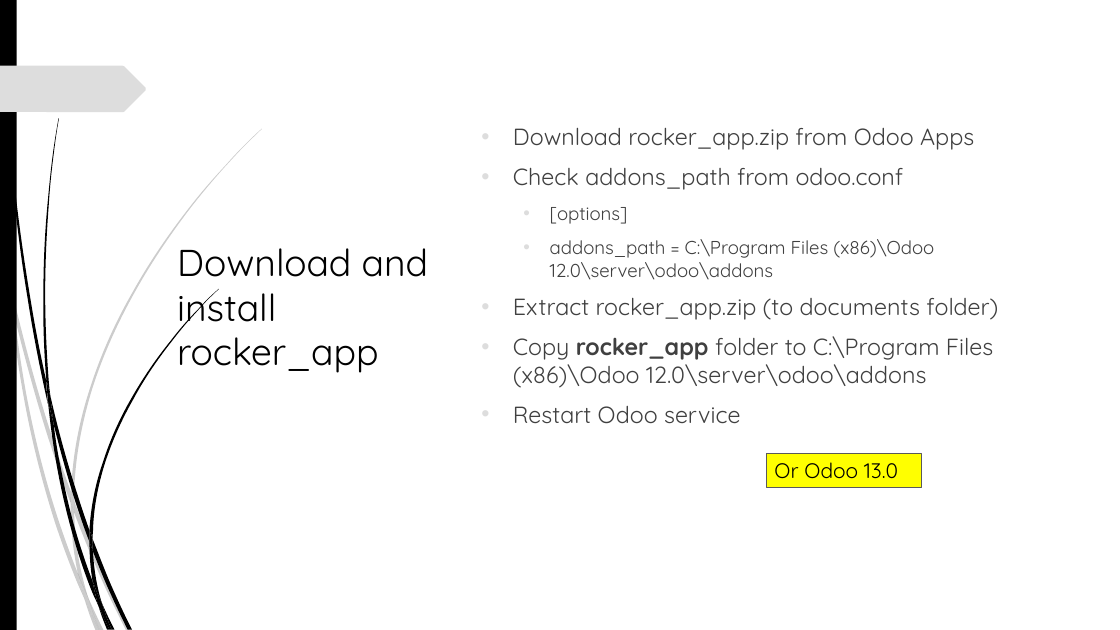
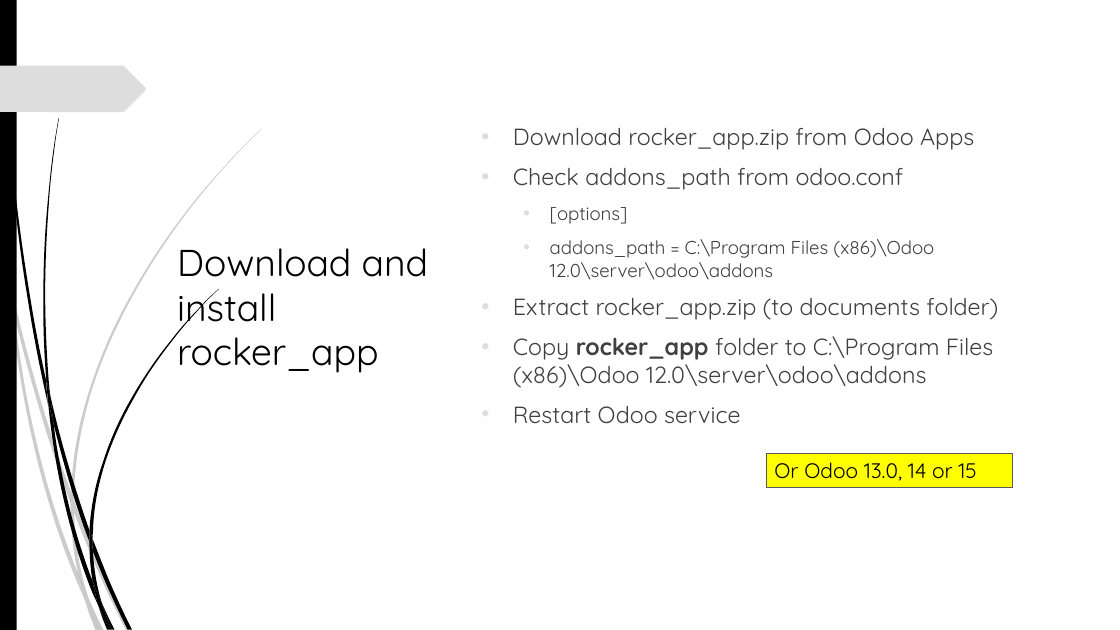
Before and after one commit to akarki58/rocker_app, a slide deck: slide 6 of rocker_app/docs/Rocker_install.pptx (slide 5 before the commit). Drawn at 1120x630 pixels with LibreOffice and Linux fonts; fonts in the diff are those of the drawing; background and template pictures are left out. Boxes give left, top, right and bottom in pixels: in the first picture for what was removed or moved away, otherwise in the second. Text is boxed around its words. In the diff, an @@ line names an element or a change of style, - is before the commit and + after.

```diff
--- a/rocker_app/docs/Rocker_install.pptx
+++ b/rocker_app/docs/Rocker_install.pptx
@@ rectangle "Or Odoo 13.0, 14 or ...": place and size @@
-rectangle "Or Odoo 13.0, 14 or ..." at box(766, 454, 922, 487)
+rectangle "Or Odoo 13.0, 14 or ..." at box(766, 454, 1012, 487)
@@ text in rectangle at box(774, 462, 977, 481): text changed @@
-Or Odoo 13.0
+Or Odoo 13.0, 14 or 15
```
Also in this commit, not shown: 4 other slides changed, 1 slide added, 3 other files.
